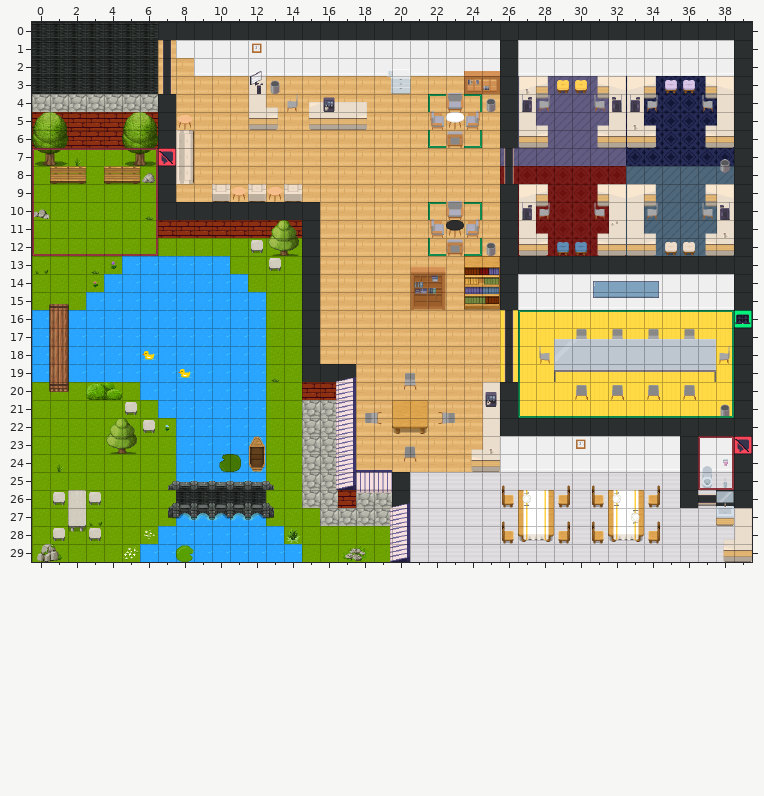
Two versions of a level (Tiled map, aos-office.tmx). Above is the file before it was changed.
Cells are 32x32 px. Shown: x 0..39, y 0..29.
After the commit:
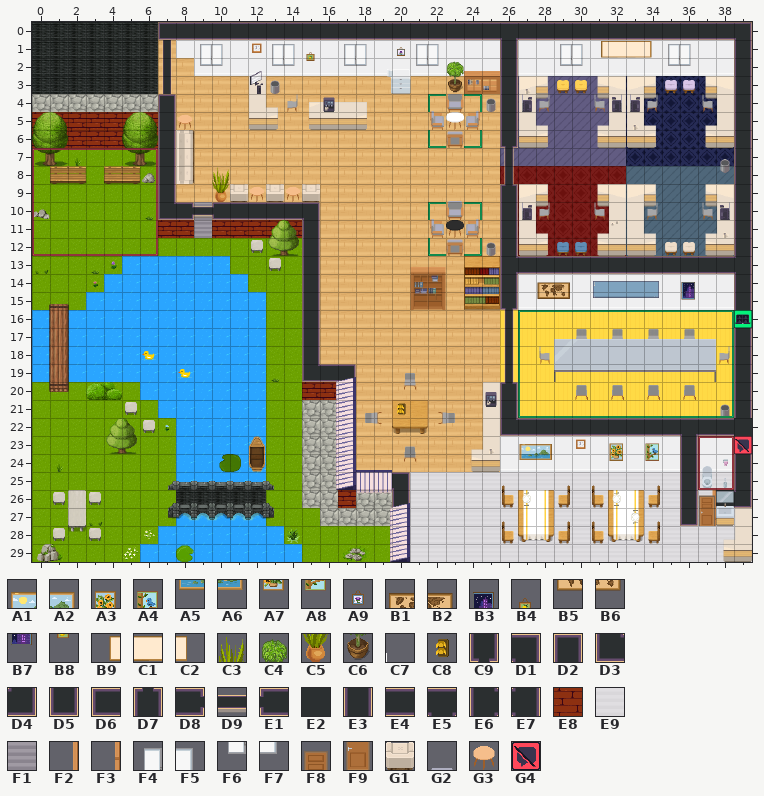
Key: from "WA_Decoration": A1 6, A2 7, A3 8, A4 9, A5 18, A6 19, A7 20, A8 21, A9 27, B1 30, B2 31, B3 32, B4 34, B5 42, B6 43, B7 44, B8 46, B9 49, C1 50, C2 51, C3 75, C4 78, C5 87, C6 90; from "WA_Miscellaneous": C7 28, C8 104 turned 270; from "WA_Room_Builder": C9 11, D1 29, D2 31, D3 53, D4 54, D5 56, D6 58, D7 61, D8 63, D9 64, E1 65, E2 100, E3 102, E4 104, E5 160, E6 160 flipped on the diagonal, E7 160 flipped on the other diagonal, E8 285, E9 358, F1 383, F2 529, F3 554, F4 775, F5 776, F6 800, F7 801, F8 860, F9 885; from "WA_Seats": G1 47, G2 85; from "WA_Tables": G3 140; from "WA_User_Interface": G4 60.
__ is an empty cell.
Tiles replaced or removed in this view: C7, D9, E2, E8, E9, G1, G2, G3, G4.
Tiles of an added or newly shown layer are drawn over the layers below it.
Diff:
Changed rows in their new state; .. is an unchanged cell.
Layer "floor":
first column x 7:
 0 D6 E4 E4 E4 E4 E4 E4 E4 E4 E4 E4 E4 E4 E4 E4 E4 E4 E4 E4 E5 E4 E4 E4 E4 E4 E4 E4 E4 E4 E4 E4 E4 D1
 1 .. .. .. .. .. .. .. .. .. .. .. .. .. .. .. .. .. .. .. E3 .. .. .. .. .. .. .. .. .. .. .. .. E3
 2 .. .. .. .. .. .. .. .. .. .. .. .. .. .. .. .. .. .. .. E3 .. .. .. .. .. .. .. .. .. .. .. .. E3
 3 .. .. .. .. .. .. .. .. .. .. .. .. .. .. .. .. .. .. .. E3 .. .. .. .. .. .. .. .. .. .. .. .. E3
 4 D2 .. .. .. .. .. .. .. .. .. .. .. .. .. .. .. .. .. .. E3 .. .. .. .. .. .. .. .. .. .. .. .. E3
 5 E3 .. .. .. .. .. .. .. .. .. .. .. .. .. .. .. .. .. .. E3 .. .. .. .. .. .. .. .. .. .. .. .. E3
 6 E3 .. .. .. .. .. .. .. .. .. .. .. .. .. .. .. .. .. .. C9 .. .. .. .. .. .. .. .. .. .. .. .. E3
 7 E3 .. .. .. .. .. .. .. .. .. .. .. .. .. .. .. .. .. .. .. .. .. .. .. .. .. .. .. .. .. .. .. E3
 8 E3 .. .. .. .. .. .. .. .. .. .. .. .. .. .. .. .. .. .. .. .. .. .. .. .. .. .. .. .. .. .. .. E3
 9 E3 .. .. .. .. .. .. .. .. .. .. .. .. .. .. .. .. .. .. D7 .. .. .. .. .. .. .. .. .. .. .. .. E3
10 D3 D8 F1 E1 E4 E4 E4 E4 D1 .. .. .. .. .. .. .. .. .. .. E3 .. .. .. .. .. .. .. .. .. .. .. .. E3
11 .. .. F1 .. .. .. .. .. E3 .. .. .. .. .. .. .. .. .. .. E3 .. .. .. .. .. .. .. .. .. .. .. .. E3
12 .. .. .. .. .. .. .. .. E3 .. .. .. .. .. .. .. .. .. .. E3 .. .. .. .. .. .. .. .. .. .. .. .. E3
13 .. .. .. .. .. .. .. .. E3 .. .. .. .. .. .. .. .. .. .. E6 E4 E4 E4 E4 E4 E4 E4 E4 E4 E4 E4 E4 E7
14 .. .. .. .. .. .. .. .. E3 .. .. .. .. .. .. .. .. .. .. E3 .. .. .. .. .. .. .. .. .. .. .. .. E3
15 .. .. .. .. .. .. .. .. E3 .. .. .. .. .. .. .. .. .. .. C9 .. .. .. .. .. .. .. .. .. .. .. .. E3
16 .. .. .. .. .. .. .. .. E3 .. .. .. .. .. .. .. .. .. .. .. .. .. .. .. .. .. .. .. .. .. .. .. ..
17 .. .. .. .. .. .. .. .. E3 .. .. .. .. .. .. .. .. .. .. .. .. .. .. .. .. .. .. .. .. .. .. .. E3
18 .. .. .. .. .. .. .. .. E3 .. .. .. .. .. .. .. .. .. .. .. .. .. .. .. .. .. .. .. .. .. .. .. E3
19 .. .. .. .. .. .. .. .. D3 E4 D1 .. .. .. .. .. .. .. .. .. .. .. .. .. .. .. .. .. .. .. .. .. E3
20 .. .. .. .. .. .. .. .. .. .. .. .. .. .. .. .. .. .. .. D7 .. .. .. .. .. .. .. .. .. .. .. .. E3
21 .. .. .. .. .. .. .. .. .. .. .. .. .. .. .. .. .. .. .. E3 .. .. .. .. .. .. .. .. .. .. .. .. E3
22 .. .. .. .. .. .. .. .. .. .. .. .. .. .. .. .. .. .. .. D3 E4 E4 E4 E4 E4 E4 E4 E4 E4 E5 E4 E4 ..
23 .. .. .. .. .. .. .. .. .. .. .. .. .. .. .. .. .. .. .. .. .. .. .. .. .. .. .. .. .. E3 .. .. ..
24 .. .. .. .. .. .. .. .. .. .. .. .. .. .. .. .. .. .. .. .. .. .. .. .. .. .. .. .. .. E3 .. .. E3
25 .. .. .. .. .. .. .. .. .. .. .. .. .. D1 .. .. .. .. .. .. .. .. .. .. .. .. .. .. .. E3 .. .. E3
26 .. .. .. .. .. .. .. .. .. .. .. .. .. E3 .. .. .. .. .. .. .. .. .. .. .. .. .. .. .. E3 .. .. D4
27 .. .. .. .. .. .. .. .. .. .. .. .. .. .. .. .. .. .. .. .. .. .. .. .. .. .. .. .. .. D5 .. .. ..
Layer "above floor":
first column x 23:
 2 C4
 3 C6
first column x 9:
 8 .. C3 .. .. .. .. ..
 9 .. C5 G1 G3 G1 G3 G1
10 D9 .. .. .. .. .. ..
first column x 37:
26 __
Layer "above desk":
first column x 9:
 1 F4 F5 .. .. F4 F5 B4 .. F4 F5 .. A9 F4 F5 .. .. .. .. .. .. F4 F5 B9 C1 C1 C2 F4 F5
 2 F6 F7 .. .. F6 F7 B8 .. F6 F7 .. .. F6 F7 .. .. .. .. .. .. F6 F7 .. .. .. .. F6 F7
first column x 28:
14 B1 B2 .. .. .. .. .. .. B3
15 B5 B6 .. .. .. .. .. .. B7
first column x 20:
21 C8 .. .. .. .. .. .. .. .. .. .. .. .. .. ..
23 .. .. .. .. .. .. .. A1 A2 .. .. .. A3 .. A4
24 .. .. .. .. .. .. .. A5 A6 .. .. .. A7 .. A8
Layer "outlines":
first column x 7:
 7 __
Layer "door_open" (added):
first column x 37:
26 F2
27 F3
Layer "door_closed" (added):
first column x 37:
26 F8
27 F9
Pixel boxes of the changes (left, top, right, bottom) in both pictures:
changed: (158, 22, 752, 526)
